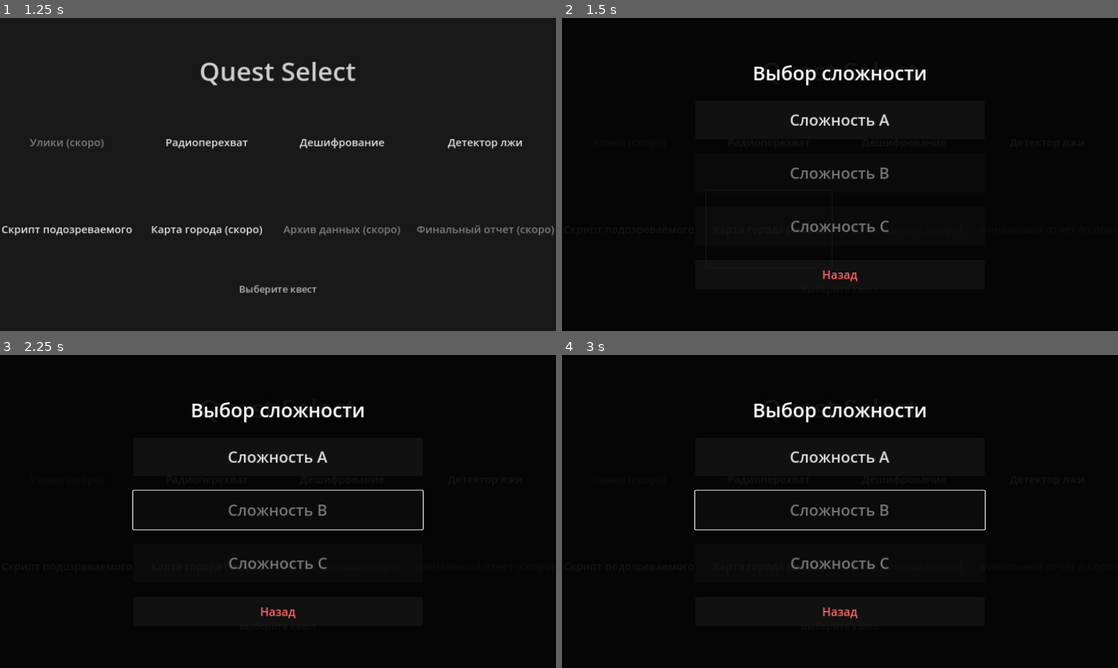
Above: before the commit, frames 1-4 (two rows, left to right).
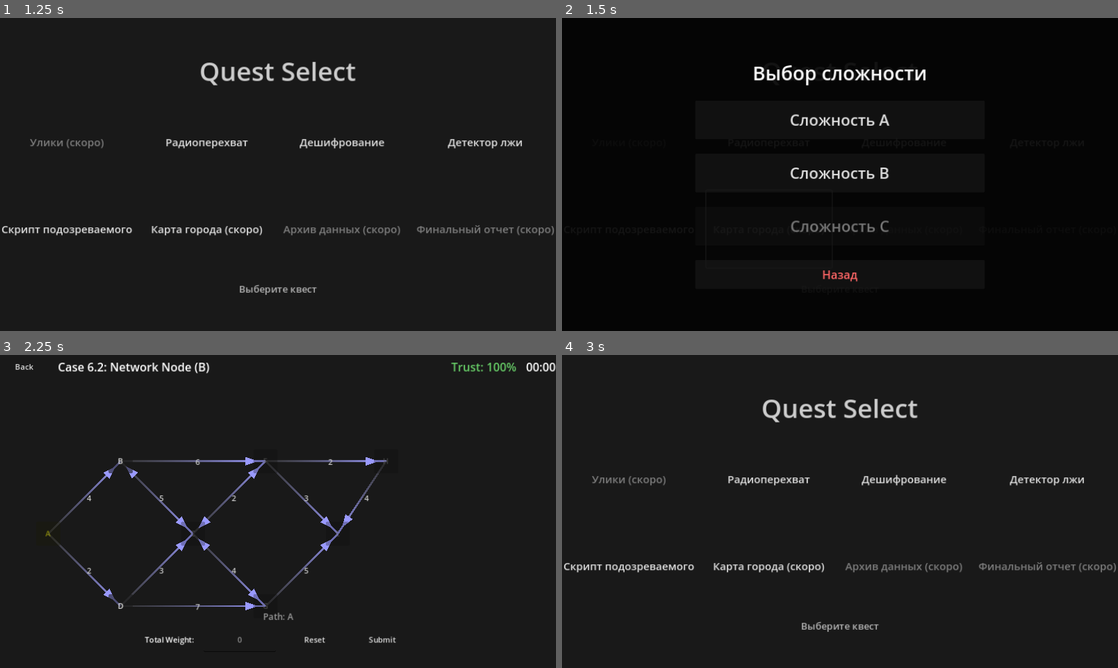
Above: after the commit, the same moments.

Repository: Nurik-dotcom/untmatric
Game: Godot game, scene res://scenes/MainMenu.tscn
Two runs of this game, one before a commit and one after it. Both use one fixed random seed, a clock stepped at 60 frames per second and the inputs below.
Inputs (mouse positions are in pixels of both pictures, inside the frame that each line leads up to):
- Up to frame 1 (1.25 s): click "Start" at 0.5 s
- Up to frame 2 (1.5 s): click "Карта города (cкоро)" at 1.25 s
- Up to frame 3 (2.25 s): click (278, 511) at 2 s, where only the run after the commit has a clickable "Сложность B"
- Up to frame 4 (3 s): click (584, 367) at 2.75 s, where only the run after the commit has a clickable "Back"

Frame 1 is identical in both runs. In frame 2, 0.3% of the frame differs, in the area x 41-59%, y 47-52%; in frame 3, 4.9%, in the area x 2-100%, y 2-93%; in frame 4, 4.8%.

Commit message:
Add City Map Quest B (Level 6.2) with Transit Constraints and Advanced Metrics
Co-authored-by: Nurik-dotcom <84225078+Nurik-dotcom@users.noreply.github.com>

Diff:
--- /dev/null
+++ b/data/city_map/level_6_2.json
@@ -0,0 +1,59 @@
+{
+  "contract_version": "city_map.v1.0.0",
+  "level_id": "6.2",
+  "directed_default": true,
+  "time_limit_sec": 120,
+
+  "start_node": "A",
+  "end_node": "E",
+
+  "constraints": {
+    "must_visit": ["C"]
+  },
+
+  "rules": {
+    "require_end_node_to_submit": true,
+    "input_regex": "^[0-9]+$"
+  },
+
+  "trust": {
+    "initial": 100,
+    "penalty_calc": 25,
+    "penalty_opt": 25,
+    "penalty_parse": 5,
+    "penalty_reset": 5,
+    "penalty_transit": 25,
+    "overtime_div": 2
+  },
+
+  "nodes": [
+    { "id": "A", "label": "A", "pos": { "x": 100, "y": 300 } },
+    { "id": "B", "label": "B", "pos": { "x": 250, "y": 150 } },
+    { "id": "C", "label": "C", "pos": { "x": 400, "y": 300 } },
+    { "id": "D", "label": "D", "pos": { "x": 250, "y": 450 } },
+    { "id": "E", "label": "E", "pos": { "x": 700, "y": 300 } },
+    { "id": "F", "label": "F", "pos": { "x": 550, "y": 150 } },
+    { "id": "G", "label": "G", "pos": { "x": 550, "y": 450 } },
+    { "id": "H", "label": "H", "pos": { "x": 800, "y": 150 } }
+  ],
+
+  "edges": [
+    { "id": "e1", "from": "A", "to": "B", "w": 4, "two_way": false },
+    { "id": "e2", "from": "A", "to": "D", "w": 2, "two_way": false },
+    { "id": "e3", "from": "D", "to": "C", "w": 3, "two_way": false },
+    { "id": "e4", "from": "B", "to": "C", "w": 5, "two_way": true },
+    { "id": "e5", "from": "B", "to": "F", "w": 6, "two_way": false },
+    { "id": "e6", "from": "C", "to": "F", "w": 2, "two_way": true },
+    { "id": "e7", "from": "C", "to": "G", "w": 4, "two_way": true },
+    { "id": "e8", "from": "F", "to": "E", "w": 3, "two_way": false },
+    { "id": "e9", "from": "G", "to": "E", "w": 5, "two_way": false },
+    { "id": "e10", "from": "D", "to": "G", "w": 7, "two_way": false },
+    { "id": "e11", "from": "F", "to": "H", "w": 2, "two_way": false },
+    { "id": "e12", "from": "H", "to": "E", "w": 4, "two_way": false }
+  ],
+
+  "analytics": {
+    "enabled": true,
+    "log_prefix": "case_6_2"
+  }
+}
--- /dev/null
+++ b/scenes/CityMapQuestB.gd
@@ -0,0 +1,481 @@
+extends Control
+
+# SSoT Data
+var level_data: Dictionary = {}
+var adjacency: Dictionary = {} # source -> {target: weight}
+var min_sum: int = 0
+var input_regex: RegEx
+var config_hash: String = ""
+
+# State
+var current_node: String = ""
+var path: Array = []
+var trust: float = 100.0
+var t_elapsed_seconds: int = 0
+var is_game_over: bool = false
+var first_attempt_edge: Variant = null # String or null
+
+# B-Level Metrics
+var backtrack_count: int = 0
+var cycle_repeats: int = 0
+var cycle_entered: bool = false
+var n_transit: int = 0
+
+# Counters
+var n_calc: int = 0
+var n_opt: int = 0
+var n_parse: int = 0
+var n_reset: int = 0
+
+# UI References
+@onready var edges_layer = $MainLayout/GraphContainer/EdgesLayer
+@onready var nodes_layer = $MainLayout/GraphContainer/NodesLayer
+@onready var path_display = $MainLayout/Footer/PathDisplay
+@onready var sum_input = $MainLayout/Footer/InputRow/SumInput
+@onready var status_label = $MainLayout/Footer/StatusLabel
+@onready var trust_label = $MainLayout/Header/TrustLabel
+@onready var timer_label = $MainLayout/Header/TimerLabel
+@onready var btn_back = $MainLayout/Header/BtnBack
+@onready var btn_reset = $MainLayout/Footer/InputRow/BtnReset
+@onready var btn_submit = $MainLayout/Footer/InputRow/BtnSubmit
+
+# Helpers
+var node_buttons: Dictionary = {} # id -> Button
+var edge_lines: Dictionary = {} # "from->to" -> Line2D
+
+func _ready():
+	btn_back.pressed.connect(_on_back_pressed)
+	btn_reset.pressed.connect(_on_reset_pressed)
+	btn_submit.pressed.connect(_on_submit_pressed)
+
+	_load_level_data("res://data/city_map/level_6_2.json")
+	_calculate_optimal_path_with_transit()
+	_build_graph_ui()
+	_setup_deterministic_timer()
+	_reset_game_state()
+
+func _setup_deterministic_timer():
+	var timer = Timer.new()
+	timer.name = "ResearchTimer"
+	timer.wait_time = 1.0
+	timer.autostart = true
+	timer.timeout.connect(_on_timer_tick)
+	add_child(timer)
+
+func _on_timer_tick():
+	if is_game_over: return
+	t_elapsed_seconds += 1
+	_update_timer_display()
+	# Check overtime penalty dynamically
+	if t_elapsed_seconds > level_data.time_limit_sec:
+		_update_trust()
+
+func _notification(what):
+	if has_node("ResearchTimer"):
+		if what == NOTIFICATION_WM_WINDOW_FOCUS_OUT:
+			get_node("ResearchTimer").paused = true
+		elif what == NOTIFICATION_WM_WINDOW_FOCUS_IN:
+			get_node("ResearchTimer").paused = false
+
+func _load_level_data(path: String):
+	var file = FileAccess.open(path, FileAccess.READ)
+	if not file:
+		push_error("Failed to load level data: " + path)
+		return
+
+	var content = file.get_as_text()
+	config_hash = content.sha256_text()
+
+	var json = JSON.new()
+	var error = json.parse(content)
+	if error == OK:
+		level_data = json.data
+	else:
+		push_error("JSON Parse Error: " + json.get_error_message())
+
+	# Compile Regex
+	input_regex = RegEx.new()
+	if level_data.has("rules") and level_data.rules.has("input_regex"):
+		input_regex.compile(level_data.rules.input_regex)
+	else:
+		input_regex.compile("^[0-9]+$")
+
+	# Build adjacency list handling two_way edges
+	for edge in level_data.edges:
+		_add_adjacency(edge.from, edge.to, edge.w)
+		if edge.get("two_way", false):
+			_add_adjacency(edge.to, edge.from, edge.w)
+
+func _add_adjacency(from_id: String, to_id: String, w: int):
+	if not adjacency.has(from_id):
+		adjacency[from_id] = {}
+	adjacency[from_id][to_id] = w
+
+func _calculate_optimal_path_with_transit():
+	# For Complexity B: must pass through C
+	# min_sum = dist(Start->C) + dist(C->End)
+	var start_node = level_data.start_node
+	var end_node = level_data.end_node
+	var transit_nodes = level_data.constraints.must_visit
+
+	if transit_nodes.is_empty():
+		min_sum = _dijkstra(start_node, end_node)
+		return
+
+	# Assuming single transit node for 6.2 as per spec
+	var transit = transit_nodes[0]
+
+	var leg1 = _dijkstra(start_node, transit)
+	var leg2 = _dijkstra(transit, end_node)
+
+	if leg1 == -1 or leg2 == -1:
+		push_error("Path with transit invalid")
+		min_sum = 999999
+	else:
+		min_sum = leg1 + leg2
+
+func _dijkstra(start: String, end: String) -> int:
+	var dist = {}
+	var nodes = level_data.nodes
+
+	for n in nodes:
+		dist[n.id] = 999999
+
+	dist[start] = 0
+	var unvisited = []
+	for n in nodes:
+		unvisited.append(n.id)
+
+	while unvisited.size() > 0:
+		var u = null
+		var min_dist = 999999
+		for node_id in unvisited:
+			if dist[node_id] < min_dist:
+				min_dist = dist[node_id]
+				u = node_id
+
+		if u == null:
+			break
+		if u == end:
+			return dist[end]
+
+		unvisited.erase(u)
+
+		if adjacency.has(u):
+			for v in adjacency[u]:
+				var alt = dist[u] + adjacency[u][v]
+				if alt < dist.get(v, 999999):
+					dist[v] = alt
+
+	return -1 # Unreachable
+
+func _build_graph_ui():
+	# Clear existing
+	for child in nodes_layer.get_children():
+		child.queue_free()
+	for child in edges_layer.get_children():
+		child.queue_free()
+	node_buttons.clear()
+	edge_lines.clear()
+
+	# Draw Edges first
+	for edge in level_data.edges:
+		var from_node = _get_node_data(edge.from)
+		var to_node = _get_node_data(edge.to)
+
+		if from_node and to_node:
+			var start_pos = Vector2(from_node.pos.x, from_node.pos.y)
+			var end_pos = Vector2(to_node.pos.x, to_node.pos.y)
+
+			var line = Line2D.new()
+			line.points = [start_pos, end_pos]
+			line.width = 4.0
+			var gradient = Gradient.new()
+			gradient.set_color(0, Color(0.3, 0.3, 0.3, 0.5))
+			gradient.set_color(1, Color(0.6, 0.6, 1.0, 1.0))
+			line.gradient = gradient
+
+			edges_layer.add_child(line)
+
+			# Arrow Head(s)
+			var dir = (end_pos - start_pos).normalized()
+			_draw_arrow(end_pos, dir, edges_layer)
+
+			if edge.get("two_way", false):
+				# Add reverse arrow at start
+				_draw_arrow(start_pos, -dir, edges_layer)
+
+			# Weight Label
+			var mid_pos = (start_pos + end_pos) / 2
+			var lbl = Label.new()
+			lbl.text = str(edge.w)
+			lbl.position = mid_pos + Vector2(5, -10)
+			lbl.add_theme_color_override("font_color", Color(0.8, 0.8, 0.8))
+			edges_layer.add_child(lbl)
+
+			edge_lines[edge.id] = line
+
+	# Draw Nodes
+	for node_def in level_data.nodes:
+		var btn = Button.new()
+		btn.text = node_def.label
+		btn.position = Vector2(node_def.pos.x, node_def.pos.y) - Vector2(25, 25)
+		btn.size = Vector2(50, 50)
+		btn.pressed.connect(_on_node_pressed.bind(node_def.id))
+		nodes_layer.add_child(btn)
+		node_buttons[node_def.id] = btn
+
+func _draw_arrow(pos: Vector2, dir: Vector2, parent: Node):
+	var arrow_size = 15.0
+	var arrow_pos = pos - (dir * 30.0)
+	var polygon = Polygon2D.new()
+	var p1 = arrow_pos + (dir * arrow_size)
+	var p2 = arrow_pos + (dir.rotated(2.5) * arrow_size)
+	var p3 = arrow_pos + (dir.rotated(-2.5) * arrow_size)
+	polygon.polygon = [p1, p2, p3]
+	polygon.color = Color(0.6, 0.6, 1.0, 1.0)
+	parent.add_child(polygon)
+
+func _get_node_data(id: String) -> Dictionary:
+	for n in level_data.nodes:
+		if n.id == id:
+			return n
+	return {}
+
+func _reset_game_state():
+	current_node = level_data.start_node
+	path = [current_node]
+	sum_input.text = ""
+	status_label.text = ""
+	backtrack_count = 0
+	cycle_repeats = 0
+	cycle_entered = false
+	_update_visuals()
+	_update_trust()
+
+func _update_visuals():
+	path_display.text = "Path: " + " -> ".join(path)
+
+	for node_id in node_buttons:
+		var btn = node_buttons[node_id]
+		var is_neighbor = false
+
+		if node_id == current_node:
+			btn.disabled = true
+			btn.modulate = Color(1, 1, 0)
+			continue
+
+		if adjacency.has(current_node) and adjacency[current_node].has(node_id):
+			is_neighbor = true
+
+		btn.disabled = not is_neighbor
+		if is_neighbor:
+			btn.modulate = Color(1, 1, 1)
+		else:
+			btn.modulate = Color(0.5, 0.5, 0.5)
+
+func _on_node_pressed(node_id: String):
+	if is_game_over: return
+
+	if adjacency.has(current_node) and adjacency[current_node].has(node_id):
+		if first_attempt_edge == null:
+			first_attempt_edge = current_node + "->" + node_id
+
+		# Metric: Backtrack
+		if path.size() >= 2 and path[path.size()-2] == node_id:
+			backtrack_count += 1
+
+		# Metric: Cycle Repeats
+		if path.has(node_id):
+			cycle_repeats += 1
+			cycle_entered = true
+
+		path.append(node_id)
+		current_node = node_id
+		_update_visuals()
+
+func _on_reset_pressed():
+	if is_game_over: return
+	n_reset += 1
+	_reset_game_state()
+	_update_trust()
+
+func _on_back_pressed():
+	get_tree().change_scene_to_file("res://scenes/QuestSelect.tscn")
+
+func _on_submit_pressed():
+	if is_game_over: return
+
+	var input_text = sum_input.text.strip_edges()
+	var verdict = _judge_solution(input_text)
+
+	_log_attempt(input_text, verdict)
+
+	if verdict == "OPTIMAL":
+		status_label.text = "SUCCESS! Network Optimal."
+		status_label.add_theme_color_override("font_color", Color.GREEN)
+		is_game_over = true
+		btn_submit.disabled = true
+		btn_reset.disabled = true
+		_update_trust()
+	elif trust <= 10:
+		status_label.text = "MISSION FAILED: Trust Depleted."
+		status_label.add_theme_color_override("font_color", Color.RED)
+		is_game_over = true
+		btn_submit.disabled = true
+		btn_reset.disabled = true
+	else:
+		status_label.text = "Error: " + verdict
+		status_label.add_theme_color_override("font_color", Color.ORANGE)
+		_update_trust()
+
+func _judge_solution(input_text: String) -> String:
+	# 1. Structural
+	var real_sum = 0
+	for i in range(path.size() - 1):
+		if not adjacency.has(path[i]) or not adjacency[path[i]].has(path[i+1]):
+			return "ERR_PATH_INVALID"
+		real_sum += adjacency[path[i]][path[i+1]]
+
+	# 2. Incomplete
+	if level_data.rules.require_end_node_to_submit:
+		if current_node != level_data.end_node:
+			return "INCOMPLETE"
+
+	# 3. Transit Check
+	var has_transit = true
+	for t_node in level_data.constraints.must_visit:
+		if not path.has(t_node):
+			has_transit = false
+			break
+	if not has_transit:
+		n_transit += 1
+		return "ERR_MISSING_TRANSIT"
+
+	# 4. Parse
+	if not input_regex.search(input_text):
+		n_parse += 1
+		return "PARSE_ERROR"
+
+	# 5. Calc
+	if int(input_text) != real_sum:
+		n_calc += 1
+		return "CALC_MISMATCH"
+
+	# 6. Optimality
+	if real_sum > min_sum:
+		n_opt += 1
+		return "NON_OPTIMAL"
+
+	return "OPTIMAL"
+
+func _update_trust():
+	var t_overtime = max(0, t_elapsed_seconds - level_data.time_limit_sec)
+	var overtime_div = level_data.trust.get("overtime_div", 2)
+	var penalty_overtime = floor(t_overtime / float(overtime_div))
+
+	var penalties = (n_calc * level_data.trust.penalty_calc) + \
+					(n_opt * level_data.trust.penalty_opt) + \
+					(n_parse * level_data.trust.penalty_parse) + \
+					(n_reset * level_data.trust.penalty_reset) + \
+					(n_transit * level_data.trust.get("penalty_transit", 25)) + \
+					penalty_overtime
+
+	trust = clamp(level_data.trust.initial - penalties, 0, 100)
+	trust_label.text = "Trust: %d%%" % int(trust)
+
+	if trust <= 10:
+		if not is_game_over:
+			_game_over_trust()
+
+func _game_over_trust():
+	is_game_over = true
+	status_label.text = "MISSION FAILED: Trust Critical."
+	status_label.add_theme_color_override("font_color", Color.RED)
+	btn_submit.disabled = true
+	btn_reset.disabled = true
+	_log_attempt("", "FAIL_TRUST")
+
+func _update_timer_display():
+	var minutes = int(t_elapsed_seconds / 60)
+	var seconds = int(t_elapsed_seconds) % 60
+	timer_label.text = "%02d:%02d" % [minutes, seconds]
+	if t_elapsed_seconds > level_data.time_limit_sec:
+		timer_label.add_theme_color_override("font_color", Color.RED)
+	else:
+		timer_label.add_theme_color_override("font_color", Color.WHITE)
+
+func _log_attempt(input_sum_raw: String, verdict: String):
+	var user_input_int = -1
+	var input_valid = false
+	var norm_input = input_sum_raw.strip_edges()
+	if input_regex.search(norm_input):
+		user_input_int = int(norm_input)
+		input_valid = true
+
+	var real_path_sum = 0
+	var is_structurally_valid = true
+	for i in range(path.size() - 1):
+		if adjacency.has(path[i]) and adjacency[path[i]].has(path[i+1]):
+			real_path_sum += adjacency[path[i]][path[i+1]]
+		else:
+			is_structurally_valid = false
+
+	var has_transit = true
+	for t_node in level_data.constraints.must_visit:
+		if not path.has(t_node):
+			has_transit = false
+			break
+
+	var attempt_no = GlobalMetrics.session_history.size() + 1
+	var t_overtime = max(0, t_elapsed_seconds - level_data.time_limit_sec)
+
+	var log_data = {
+		"contract_version": level_data.get("contract_version", "city_map.v1.0.0"),
+		"level_id": level_data.level_id,
+		"config_hash": config_hash,
+		"attempt_no": attempt_no,
+
+		"calc_ok": (user_input_int == real_path_sum) if input_valid else false,
+		"optimal_ok": (is_structurally_valid and current_node == level_data.end_node and real_path_sum == min_sum and has_transit),
+		"transit_ok": has_transit,
+		"path_valid": is_structurally_valid,
+		"reached_end": (current_node == level_data.end_node),
+
+		"first_attempt_edge": first_attempt_edge,
+		"t_elapsed_seconds": t_elapsed_seconds,
+		"t_overtime_seconds": t_overtime,
+		"trust_final": int(trust),
+		"path": path,
+
+		"entered_sum_raw": norm_input,
+		"entered_sum_int": user_input_int if input_valid else null,
+		"real_sum": real_path_sum,
+		"min_sum": min_sum,
+
+		"N_calc": n_calc,
+		"N_opt": n_opt,
+		"N_parse": n_parse,
+		"N_reset": n_reset,
+		"N_transit": n_transit,
+
+		"backtrack_count": backtrack_count,
+		"cycle_repeats": cycle_repeats,
+		"cycle_entered": cycle_entered,
+
+		"verdict_code": verdict
+	}
+
+	GlobalMetrics.session_history.append(log_data)
+	_save_json_log(log_data)
+
+func _save_json_log(data: Dictionary):
+	var dir = DirAccess.open("user://")
+	if not dir.dir_exists("research_logs"):
+		dir.make_dir("research_logs")
+
+	var filename = "user://research_logs/case_6_2_%d.json" % Time.get_unix_time_from_system()
+	var file = FileAccess.open(filename, FileAccess.WRITE)
+	if file:
+		file.store_string(JSON.stringify(data, "\t"))
+		file.close()
--- /dev/null
+++ b/scenes/CityMapQuestB.tscn
@@ -0,0 +1,125 @@
+[gd_scene load_steps=3 format=3 uid="uid://citymapquest002"]
+
+[ext_resource type="Script" path="res://scenes/CityMapQuestB.gd" id="1_script"]
+[ext_resource type="Theme" path="res://ui/theme_untformatic.tres" id="2_theme"]
+
+[node name="CityMapQuestB" type="Control"]
+layout_mode = 3
+anchors_preset = 15
+anchor_right = 1.0
+anchor_bottom = 1.0
+grow_horizontal = 2
+grow_vertical = 2
+theme = ExtResource("2_theme")
+script = ExtResource("1_script")
+
+[node name="Background" type="ColorRect" parent="."]
+layout_mode = 1
+anchors_preset = 15
+anchor_right = 1.0
+anchor_bottom = 1.0
+grow_horizontal = 2
+grow_vertical = 2
+color = Color(0.1, 0.1, 0.1, 1)
+
+[node name="MainLayout" type="VBoxContainer" parent="."]
+layout_mode = 1
+anchors_preset = 15
+anchor_right = 1.0
+anchor_bottom = 1.0
+grow_horizontal = 2
+grow_vertical = 2
+theme_override_constants/separation = 20
+
+[node name="Header" type="HBoxContainer" parent="MainLayout"]
+layout_mode = 2
+theme_override_constants/separation = 20
+
+[node name="BtnBack" type="Button" parent="MainLayout/Header"]
+custom_minimum_size = Vector2(100, 50)
+layout_mode = 2
+text = "Back"
+
+[node name="TitleLabel" type="Label" parent="MainLayout/Header"]
+layout_mode = 2
+theme_override_font_sizes/font_size = 24
+text = "Case 6.2: Network Node (B)"
+
+[node name="Spacer" type="Control" parent="MainLayout/Header"]
+layout_mode = 2
+size_flags_horizontal = 3
+
+[node name="TrustLabel" type="Label" parent="MainLayout/Header"]
+layout_mode = 2
+theme_override_colors/font_color = Color(0.4, 0.8, 0.4, 1)
+theme_override_font_sizes/font_size = 24
+text = "Trust: 100%"
+
+[node name="TimerLabel" type="Label" parent="MainLayout/Header"]
+layout_mode = 2
+theme_override_font_sizes/font_size = 24
+text = "00:00"
+
+[node name="GraphContainer" type="Control" parent="MainLayout"]
+layout_mode = 2
+size_flags_vertical = 3
+
+[node name="EdgesLayer" type="Control" parent="MainLayout/GraphContainer"]
+layout_mode = 1
+anchors_preset = 15
+anchor_right = 1.0
+anchor_bottom = 1.0
+grow_horizontal = 2
+grow_vertical = 2
+
+[node name="NodesLayer" type="Control" parent="MainLayout/GraphContainer"]
+layout_mode = 1
+anchors_preset = 15
+anchor_right = 1.0
+anchor_bottom = 1.0
+grow_horizontal = 2
+grow_vertical = 2
+
+[node name="Footer" type="VBoxContainer" parent="MainLayout"]
+layout_mode = 2
+theme_override_constants/separation = 10
+
+[node name="PathDisplay" type="Label" parent="MainLayout/Footer"]
+layout_mode = 2
+theme_override_colors/font_color = Color(0.6, 0.6, 0.6, 1)
+theme_override_font_sizes/font_size = 18
+text = "Path: A"
+horizontal_alignment = 1
+
+[node name="InputRow" type="HBoxContainer" parent="MainLayout/Footer"]
+layout_mode = 2
+theme_override_constants/separation = 20
+alignment = 1
+
+[node name="SumLabel" type="Label" parent="MainLayout/Footer/InputRow"]
+layout_mode = 2
+text = "Total Weight:"
+
+[node name="SumInput" type="LineEdit" parent="MainLayout/Footer/InputRow"]
+custom_minimum_size = Vector2(150, 50)
+layout_mode = 2
+placeholder_text = "0"
+alignment = 1
+max_length = 5
+
+[node name="BtnReset" type="Button" parent="MainLayout/Footer/InputRow"]
+custom_minimum_size = Vector2(120, 50)
+layout_mode = 2
+text = "Reset"
+
+[node name="BtnSubmit" type="Button" parent="MainLayout/Footer/InputRow"]
+custom_minimum_size = Vector2(120, 50)
+layout_mode = 2
+theme_type_variation = &"PrimaryButton"
+text = "Submit"
+
+[node name="StatusLabel" type="Label" parent="MainLayout/Footer"]
+layout_mode = 2
+theme_override_colors/font_color = Color(1, 0.4, 0.4, 1)
+text = ""
+horizontal_alignment = 1
--- a/scenes/QuestSelect.gd
+++ b/scenes/QuestSelect.gd
@@ -115,7 +115,7 @@
 
 func _on_city_pressed():
 	selected_quest_type = QuestType.CITY_MAP
-	btn_complexity_b.disabled = true
+	btn_complexity_b.disabled = false
 	btn_complexity_c.disabled = true
 	modal.visible = true
 
@@ -141,6 +141,8 @@
 		get_tree().change_scene_to_file("res://scenes/Decryptor.tscn")
 	elif selected_quest_type == QuestType.LOGIC_GATE:
 		get_tree().change_scene_to_file("res://scenes/LogicQuestB.tscn")
+	elif selected_quest_type == QuestType.CITY_MAP:
+		get_tree().change_scene_to_file("res://scenes/CityMapQuestB.tscn")
 
 func _on_complexity_c_pressed():
 	if selected_quest_type == QuestType.DECRYPTOR:
